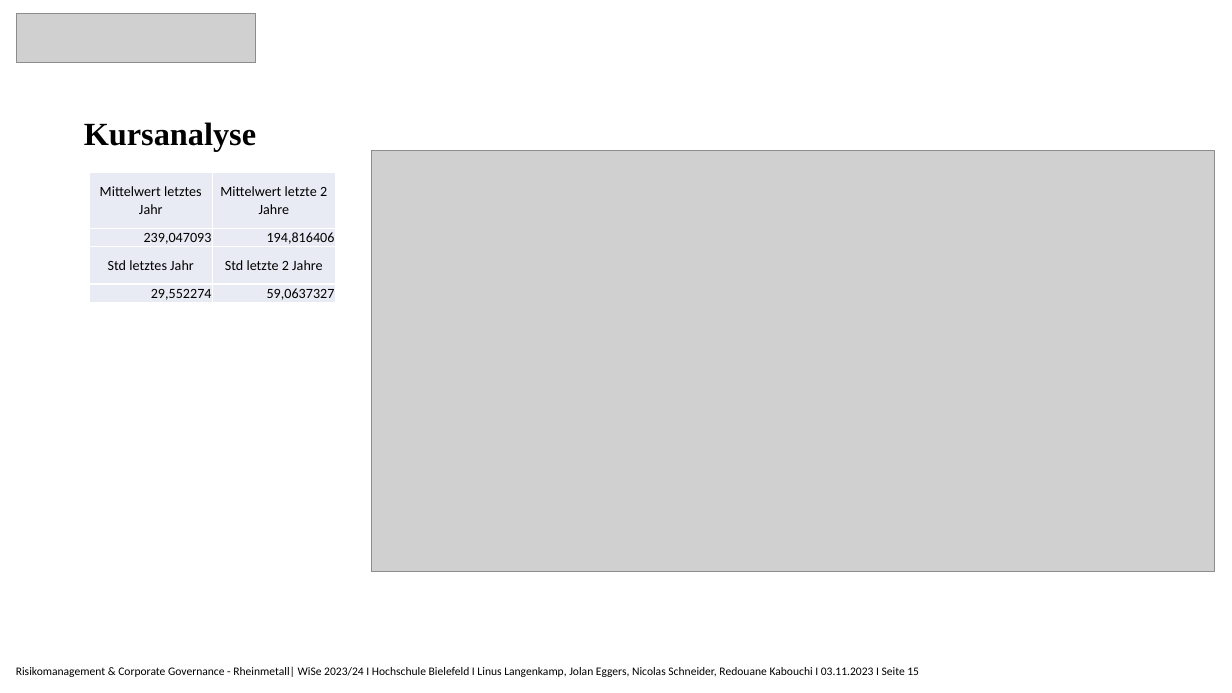
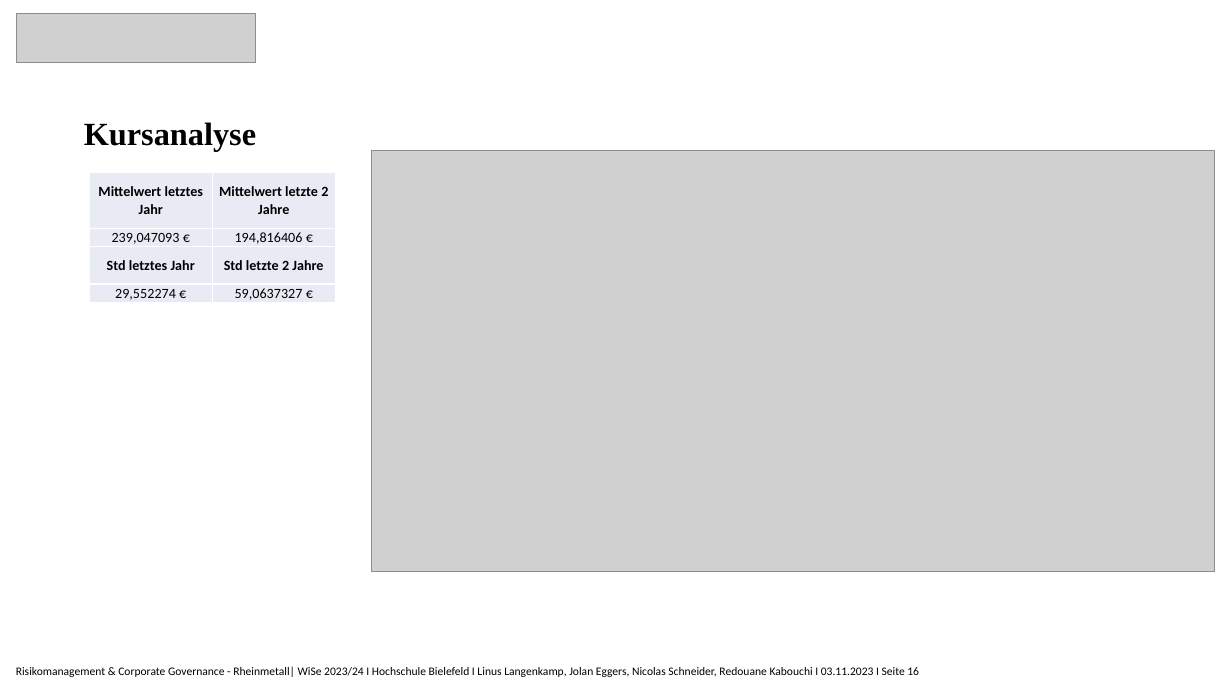
Before and after one commit to Nicolas2912/Risikomanagment_Rheinmetall, a slide deck: slide 16 of Rheinmetall_Präsentation.pptx (slide 15 before the commit). Drawn at 1232x693 pixels with LibreOffice and Linux fonts; fonts in the diff are those of the drawing; grey boxes stand for pictures. Boxes give left, top, right and bottom in pixels: in the first picture for what was removed or moved away, otherwise in the second. Text is boxed around its words. In the diff, an @@ line names an element or a change of style, - is before the commit and + after.

```diff
--- a/Rheinmetall_Präsentation.pptx
+++ b/Rheinmetall_Präsentation.pptx
@@ table at <box>90,173,335,304</box> @@
-row 2, column 1: 239,047093
+row 2, column 1: 239,047093 €
-row 2, column 2: 194,816406
+row 2, column 2: 194,816406 €
-row 4, column 1: 29,552274
+row 4, column 1: 29,552274 €
-row 4, column 2: 59,0637327
+row 4, column 2: 59,0637327 €
@@ bold on in "Mittelwert letztes Jahr", "Mittelwert letzte 2 Jahre", "Std letztes Jahr", "Std letzte 2 Jahre" @@
@@ text at <box>16,666,919,677</box>: text changed @@
-Risikomanagement & Corporate Governance - Rheinmetall| WiSe 2023/24 I Hochschule Bielefeld I Linus Langenkamp, Jolan Eggers, Nicolas Schneider, Redouane Kabouchi I 03.11.2023 I Seite 15
+Risikomanagement & Corporate Governance - Rheinmetall| WiSe 2023/24 I Hochschule Bielefeld I Linus Langenkamp, Jolan Eggers, Nicolas Schneider, Redouane Kabouchi I 03.11.2023 I Seite 16
```
Also in this commit, not shown: 8 other slides changed, 1 slide added.
